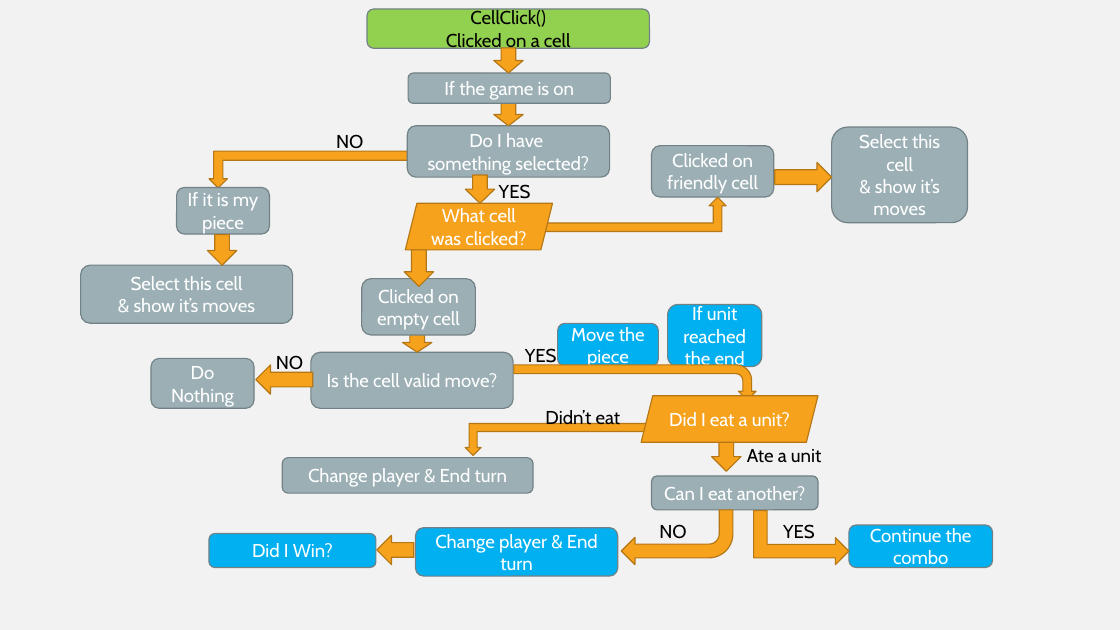
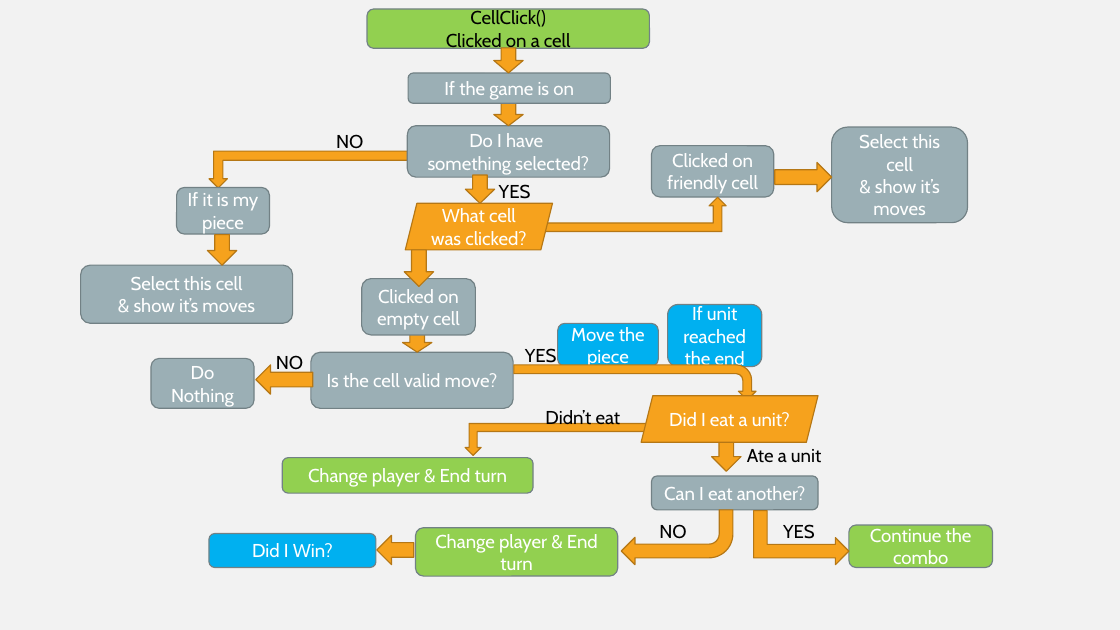
Before and after one commit to yaniv-cohen/Checkers-My-first-project, a slide deck: slide 1 of Checkers/images/מצגת קוד.pptx. Drawn at 1120x630 pixels with LibreOffice and Linux fonts; fonts in the diff are those of the drawing. Boxes give left, top, right and bottom in pixels: in the first picture for what was removed or moved away, otherwise in the second. Text is boxed around its words. In the diff, an @@ line names an element or a change of style, - is before the commit and + after.

```diff
--- a/Checkers/images/מצגת קוד.pptx
+++ b/Checkers/images/מצגת קוד.pptx
@@ rounded rectangle "Change player & End turn" at (x1=282, y1=458, x2=534, y2=493): fill #9BAFB5 to #92D050 @@
@@ rounded rectangle "Change player & End turn" at (x1=416, y1=528, x2=618, y2=576): fill #00B0F0 to #92D050 @@
@@ rounded rectangle "Continue the combo" at (x1=849, y1=525, x2=993, y2=568): fill #00B0F0 to #92D050 @@
```
Also in this commit, not shown: 2 other slides changed, 1 other file.
